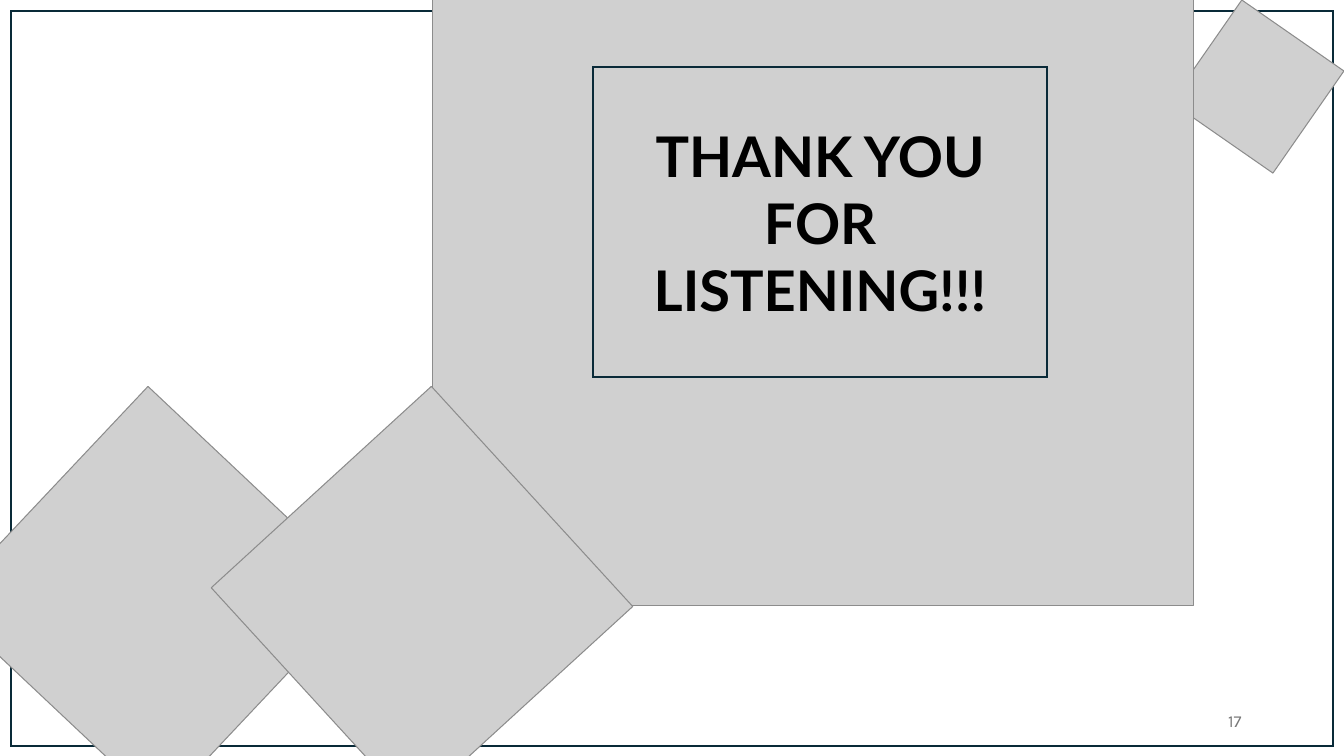
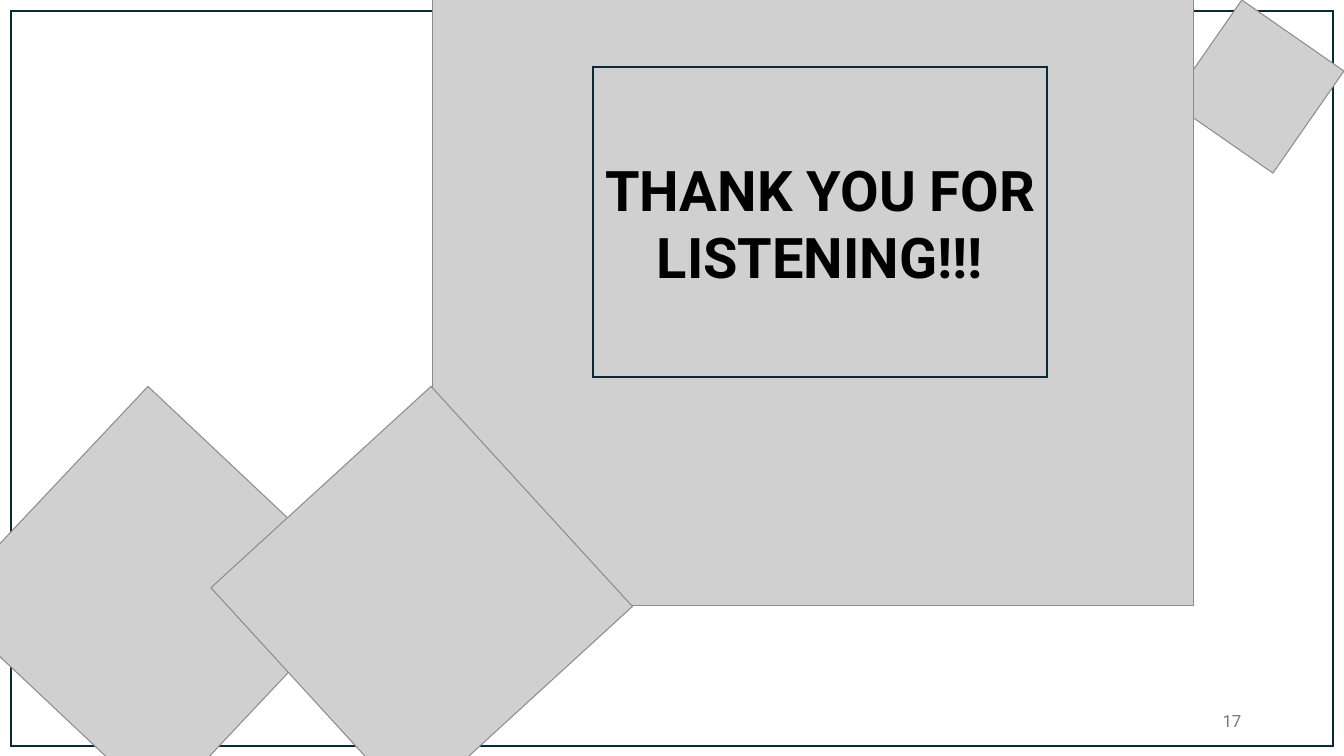
Before and after one commit to nguyenhoangnhan2102/tn-da21tta-110121071-nguyenhoangnhan-bandienthoai, a slide deck: slide 17 of docs/Chuyên ngành - Nguyễn Hoàng Nhân - DA21TTA - 110121071.pptx. Drawn at 1344x756 pixels with LibreOffice and Linux fonts; fonts in the diff are those of the drawing; grey boxes stand for pictures. Boxes give left, top, right and bottom in pixels: in the first picture for what was removed or moved away, otherwise in the second. Text is boxed around its words. In the diff, an @@ line names an element or a change of style, - is before the commit and + after.

```diff
--- a/docs/Chuyên ngành - Nguyễn Hoàng Nhân - DA21TTA - 110121071.pptx
+++ b/docs/Chuyên ngành - Nguyễn Hoàng Nhân - DA21TTA - 110121071.pptx
@@ rectangle "THANK YOU FOR LISTENING!!!" at [593,68,1048,378]: font Lato to Roboto @@
@@ page number at [1223,715,1242,727]: font Karla to Roboto @@
```
Also in this commit, not shown: 9 other slides changed, 1 slide added, 1 slide removed.
